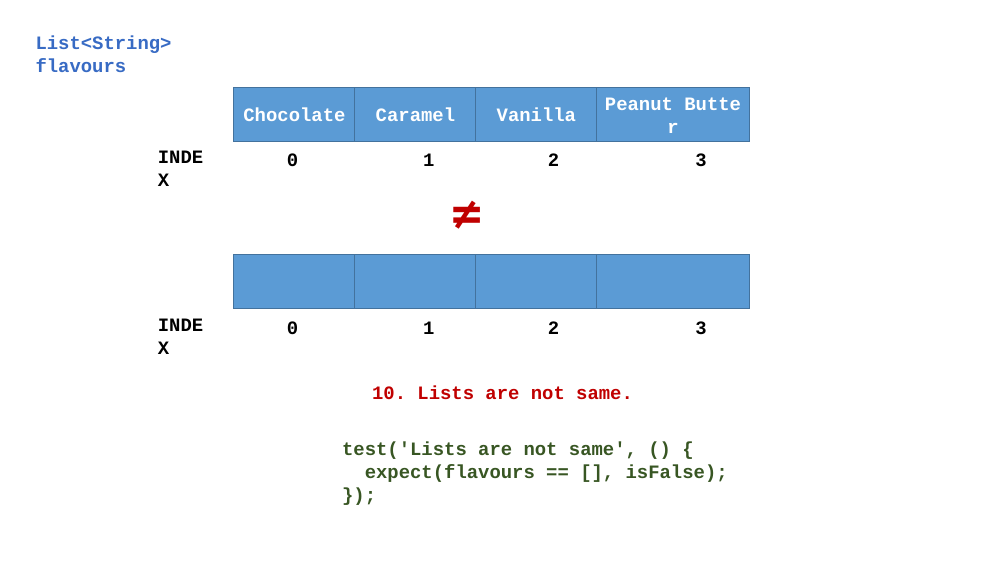
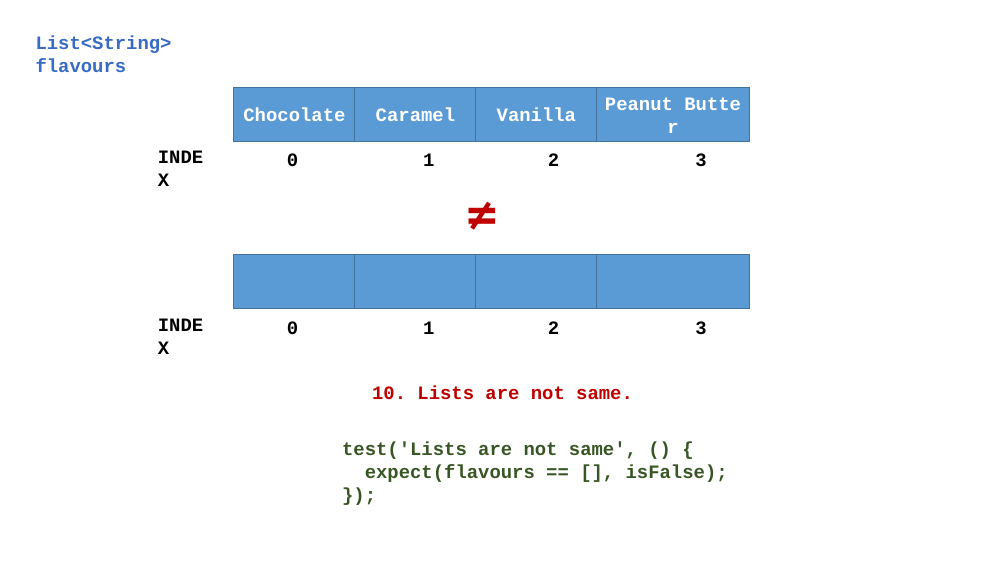
Before and after one commit to Zujaj/multiple_selection_dialogue_app, a slide deck: slide 21 of Multiple Selection Dialogue App.pptx. Drawn at 1008x567 pixels with LibreOffice and Linux fonts; fonts in the diff are those of the drawing. Boxes give left, top, right and bottom in pixels: in the first picture for what was removed or moved away, otherwise in the second. Text is boxed around its words. In the diff, an @@ line names an element or a change of style, - is before the commit and + after.

```diff
--- a/Multiple Selection Dialogue App.pptx
+++ b/Multiple Selection Dialogue App.pptx
@@ text "≠": place and size @@
-text "≠" at (442, 172, 509, 248)
+text "≠" at (457, 172, 524, 248)
```
Also in this commit, not shown: 10 other slides changed.
